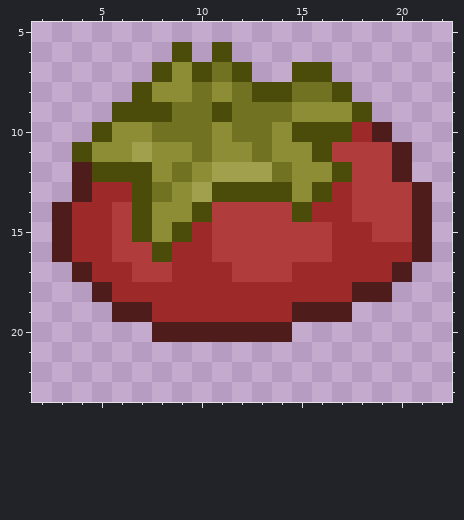
One commit to this pixel-art sprite: images/ingredients/tomato.png. The first picture shows the starting point.
The file is 24x24 pixels. Shown: x 2..22, y 5..23.
Once edited:
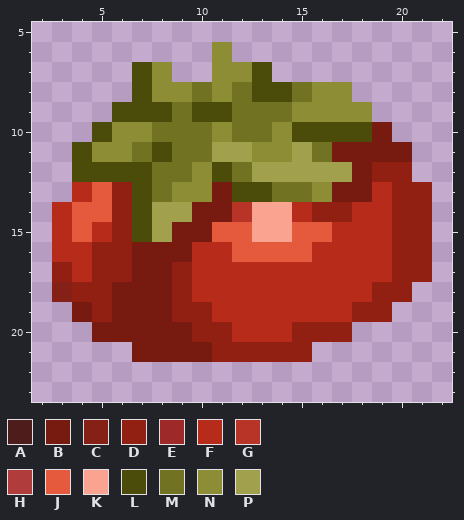
Palette (. is transparent): A #4f1c1c  B #771a10  C #842015  D #911f12  E #9e2929  F #b72b1b  G #b73426  H #b03c3c  J #e5593c  K #fba391  L #4b4b0a  M #727223  N #8d8d36  P #a0a04d
Diff:
Changed rows in their new state; - is an unchanged pixel.
first column x 3:
 6 ------.-N----------
 7 ----LN..NNL-..-----
 8 -------------NN----
 9 -------L-------N---
10 ---------------LB--
11 ----MLM-PPN-PMBBBB-
12 -L---M--LM-PPPPBDD-
13 -FJD---NB--MMNBBFDD
14 FJJD-PPBBGKKFDDFFDD
15 FJFD-PBBJJKKJJFFFDD
16 FFDDBBBFFJJJJFFFFDD
17 DFDDBBDFFFFFFFFFFDD
18 CDDBBBDFFFFFFFFFDD-
19 -BDBBBDDFFFFFFFDD--
20 --BBBBBDDFFFDDD----
21 ----BBBBDDDDD------
Where, in picture pixels (left, top, right, bottom), the same in both pictures:
changed: (52, 42, 432, 362)
